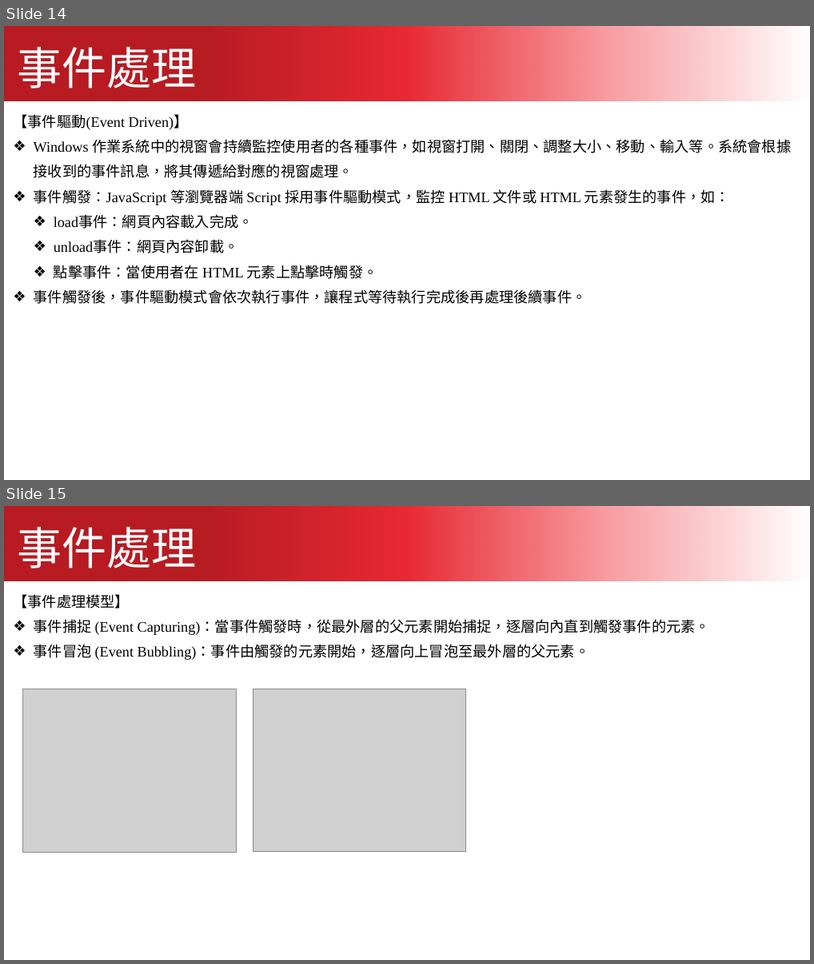
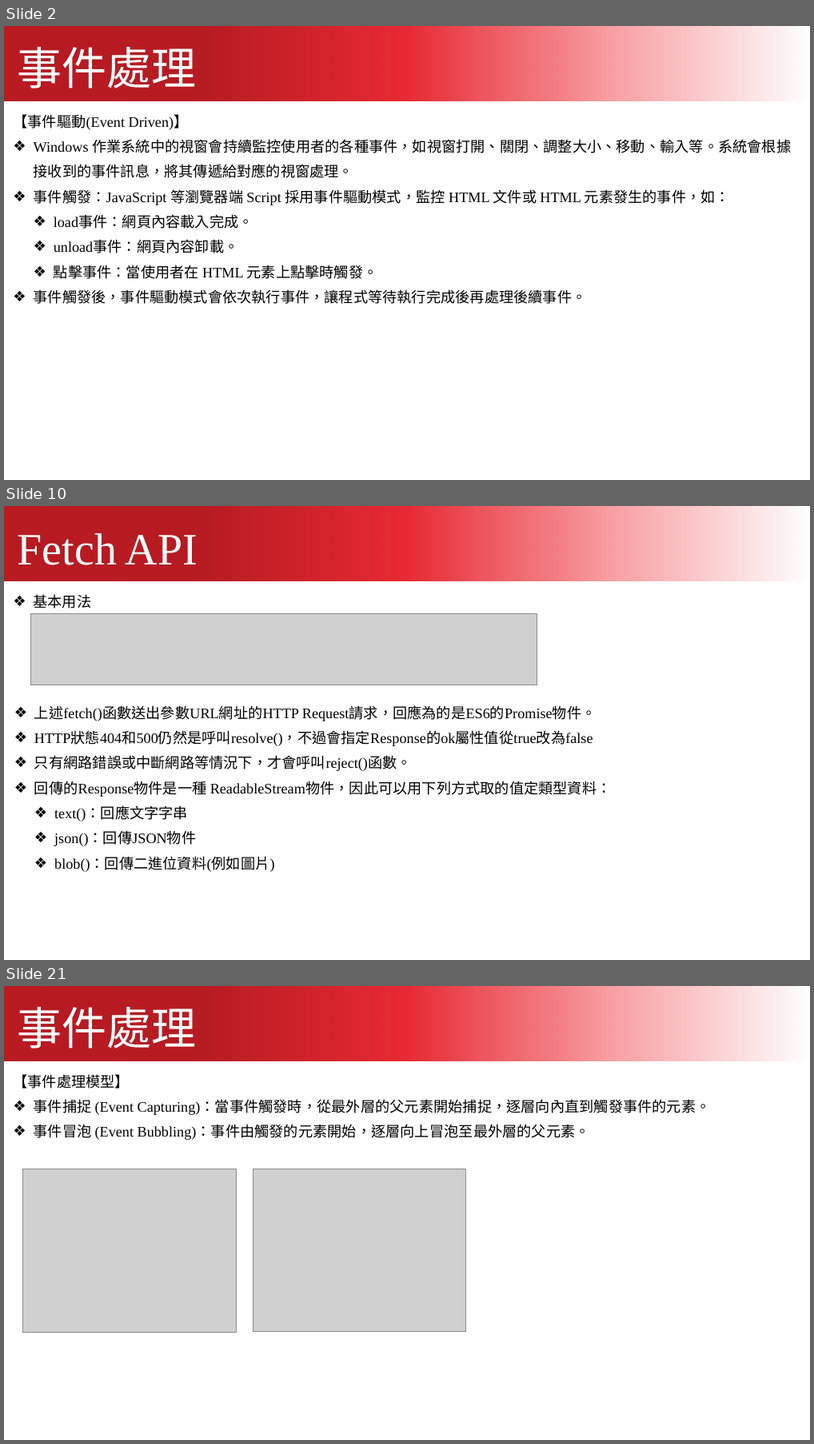
Before and after one commit to kcwc1029/blog-web, a slide deck: JavaScript/javascript_03.pptx. Shown one above the other, each under a label of ours: slides 14 and 15 before the commit, slides 2, 10 and 21 after it; the slides between them are not shown. The pictures are 814x964 and 814x1444 pixels, drawn with LibreOffice and Linux fonts; fonts in the diff are those of the drawing; grey boxes stand for pictures. Boxes give left, top, right and bottom in pixels: in the first picture for what was removed or moved away, otherwise in the second. Text is boxed around its words. In the diff, an @@ line names an element or a change of style, - is before the commit and + after.

```diff
--- a/JavaScript/javascript_03.pptx
+++ b/JavaScript/javascript_03.pptx
@@ slide 10 added at <box>4,506,810,960</box>, background #FFFFFF @@
@@ freeform shape added at <box>4,506,810,580</box>, fill gradient #B81B22 to #E82A34 to #F89DA1 to #FFFFFF @@
@@ text added at <box>18,533,198,565</box>, 80 pt, text #FFFFFF @@
+Fetch API
@@ text added at <box>34,594,92,608</box>, 26 pt, text #000000 @@
+❖ 基本用法
@@ picture added at <box>31,614,538,684</box> @@
@@ text added at <box>34,705,612,872</box>, 26 pt, text #000000 @@
+❖ 上述fetch()函數送出參數URL網址的HTTP Request請求，回應為的是ES6的Promise物件。
+❖ HTTP狀態404和500仍然是呼叫resolve()，不過會指定Response的ok屬性值從true改為false
+❖ 只有網路錯誤或中斷網路等情況下，才會呼叫reject()函數。
+❖ 回傳的Response物件是一種 ReadableStream物件，因此可以用下列方式取的值定類型資料：
+  ❖ text()：回應文字字串
+  ❖ json()：回傳JSON物件
+  ❖ blob()：回傳二進位資料(例如圖片)
@@ what was slide 14 is now slide 2 @@
@@ what was slide 15 is now slide 21 @@
```
Also in this commit, not shown: 17 other slides added, 12 slides removed, 6 other files.
